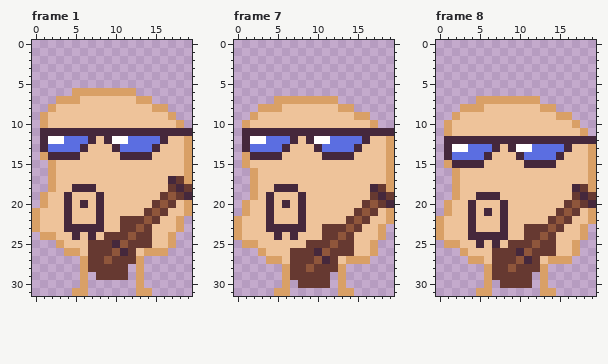
Pixel-art file -- Black Eyed Pea.aseprite. The picture above was drawn from the file before the commit.
20x32 pixels, 8 frames. Shown: frame 1, frame 7, frame 8. The commit also changed other frames, which this record leaves out.
And afterwards:
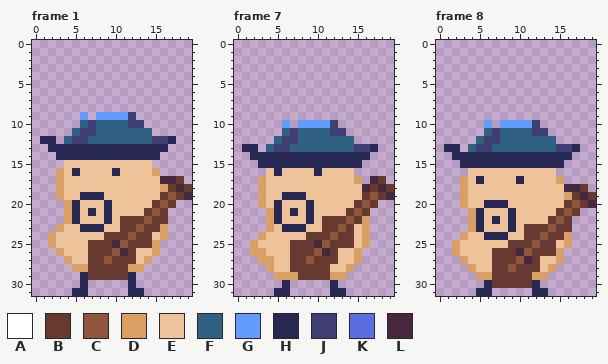
Palette (. is transparent): A #ffffff  B #663931  C #8f563b  D #d9a066  E #eec39a  F #306082  G #639bff  H #282855  J #3f3f74  K #5b6ee1  L #45283c
The exact change:
--- frame 1
@@ x 0..19 @@
  5 ....................
- 6 .....DDDDDDDD.......
- 7 ...DDDEEEEEEEDD.....
- 8 ..DEEEEEEEEEEEEDD...
- 9 .DEEEEEEEEEEEEEEED..
-10 .DEEEEEEEEEEEEEEEED.
-11 .LLLLLLLLLLLLLLLLLLL
-12 .LAAKKKLELAAKKKKLEED
-13 .LKKKKLEEELKKKKLEEED
-14 .DLLLLEEEEELLLLEEEED
-15 ..DEEEEEEEEEEEEEEEED
-16 ..DEEEEEEEEEEEEEEEED
-17 ..DEEEEEEEEEEEEEELBD
-18 ..DEELLLEEEEEEEEEBLB
-19 .DEELEEELEEEEEEEBCBL
-20 .DEELELELEEEEEEBCBED
-21 DEEELEEELEEEEEBCBEED
-22 DEEELEEELEEBBBCBEED.
-23 DEEELLLLLEEBBCBEEED.
-24 .DDEELELEBBBCBBEED..
-25 ...DEEEBBBLCBBBEED..
-26 ....DDEBBBCLBEDDD...
-27 ......DBBCBBBD......
-28 ......DBBBBB.D......
-29 ......D.BBBB.D......
-30 ......D......D......
-31 .....DD......DD.....
+ 6 ....................
+ 7 ....................
+ 8 ....................
+ 9 ......G.GGGGJ.......
+10 ......FJFFFFJJ......
+11 .....FJJFFFFFFF.....
+12 .HH.FJJFFFFFFFFJJH..
+13 ..HHHHHHHHHHHHHHH...
+14 ...HHHHHHHHHHHHH....
+15 ....EEEEEEEEEEE.....
+16 ...DEHEEEEHEEEED....
+17 ...DEEEEEEEEEEEELLB.
+18 ...DEEEEEEEEEEEEDBLB
+19 ...DEEHHHEEEEEEEBCBL
+20 ....DHEEEHEEEEEBCB..
+21 ....DHEHEHEEEEBCB...
+22 ....DHEEEHEBBBCBB...
+23 ...DEEHHHEEBBCBBD...
+24 ..DEEEEEEBBBCBBED...
+25 ..DEEEEBBBLCBBBD....
+26 ...DEEEBBBCLBEED....
+27 ....DEEBBCBBBED.....
+28 .....DDBBBBBDD......
+29 ......HBBBBBH.......
+30 ......H.....H.......
+31 .....HH.....HH......
--- frame 7
@@ x 0..19 @@
  6 ....................
- 7 .....DDDDDDDD.......
- 8 ...DDDEEEEEEEDD.....
- 9 ..DEEEEEEEEEEEEDD...
-10 .DEEEEEEEEEEEEEEED..
-11 .LLLLLLLLLLLLLLLLLLL
-12 .LAAKKKLELAAKKKKLEED
-13 .LKKKKLEEELKKKKLEEED
-14 .DLLLLEEEEELLLLEEEED
-15 .DEEEEEEEEEEEEEEEEED
-16 ..DEEEEEEEEEEEEEEEED
-17 ..DEEEEEEEEEEEEEEEED
-18 ..DEELLLEEEEEEEEELBD
-19 ..DELEEELEEEEEEEEBLB
-20 .DEELELELEEEEEEEBCBL
-21 .DEELEEELEEEEEEBCBED
-22 DEEELEEELEEEEEBCBEED
-23 DEEELLLLLEEBBBCBEED.
-24 DEEEELELEEEBBCBEEED.
-25 .DDEEEEEEBBBCBBEED..
-26 ...DEEEBBBLCBBBEED..
-27 ....DDEBBBCLBEDDD...
-28 ......DBBCBBBD......
-29 ......DBBBBB.D......
-30 ......D.BBBB.D......
-31 .....DD......DD.....
+ 7 ....................
+ 8 ....................
+ 9 ....................
+10 ......G.GGGGJ.......
+11 ......FJFFFFJJ......
+12 .....FJJFFFFFFF.....
+13 .HH.FJJFFFFFFFFJJH..
+14 ..HHHHHHHHHHHHHHH...
+15 ...HHHHHHHHHHHHH....
+16 ....EHEEEEHEEEE.....
+17 ...DEEEEEEEEEEED.LB.
+18 ...DEEEEEEEEEEEELBLB
+19 ...DEEHHHEEEEEEEBCBL
+20 ...DEHEEEHEEEEEBCB..
+21 ....DHEHEHEEEEBCB...
+22 ....DHEEEHEBBBCBD...
+23 ....DEHHHEEBBCBED...
+24 ...DEEEEEBBBCBBED...
+25 ..DEEEEBBBLCBBBED...
+26 ..DDEEEBBBCLBEED....
+27 ...DDEEBBCBBBEED....
+28 ....DEEBBBBBEED.....
+29 .....DDDBBBBDD......
+30 ......H.....H.......
+31 .....HH.....HH......
--- frame 8
@@ x 0..19 @@
  6 ....................
- 7 .....DDDDDDDD.......
- 8 ...DDDEEEEEEEDD.....
- 9 ..DEEEEEEEEEEEEDD...
-10 .DEEEEEEEEEEEEEEED..
-11 .DEEEEEEEEEEEEEEEED.
-12 .LLLLLLLLLLLLLLLLLLL
-13 .LAAKKKLELAAKKKKLEED
-14 .LKKKKLEEELKKKKLEEED
-15 .DLLLLEEEEELLLLEEEED
-16 ..DEEEEEEEEEEEEEEEED
-17 ..DEEEEEEEEEEEEEEEED
-18 ..DEEEEEEEEEEEEEELBD
-19 ..DEELLLEEEEEEEEEBLB
-20 .DEELEEELEEEEEEEBCBL
-21 .DEELELELEEEEEEBCBED
-22 DEEELEEELEEEEEBCBEED
-23 DEEELEEELEEBBBCBEED.
-24 DEEELLLLLEEBBCBEEED.
-25 .DDEELELEBBBCBBEED..
-26 ...DEEEBBBLCBBBEED..
-27 ....DDEBBBCLBEDDD...
-28 ......DBBCBBBD......
-29 ......DBBBBB.D......
-30 ......D.BBBB.D......
-31 .....DD......DD.....
+ 7 ....................
+ 8 ....................
+ 9 ....................
+10 ......G.GGGGJ.......
+11 ......FJFFFFJJ......
+12 .....FJJFFFFFFF.....
+13 .HH.FJJFFFFFFFFJJH..
+14 ..HHHHHHHHHHHHHHH...
+15 ...HHHHHHHHHHHHH....
+16 ....EEEEEEEEEEE.....
+17 ...DEHEEEEHEEEED....
+18 ...DEEEEEEEEEEEELLB.
+19 ...DEEEEEEEEEEEEDBLB
+20 ...DEEHHHEEEEEEEBCBL
+21 ....DHEEEHEEEEEBCB..
+22 ....DHEHEHEEEEBCB...
+23 ....DHEEEHEBBBCBB...
+24 ...DEEHHHEEBBCBBD...
+25 ..DEEEEEEBBBCBBED...
+26 ..DEEEEBBBLCBBBD....
+27 ...DEEEBBBCLBEED....
+28 ....DEEBBCBBBED.....
+29 .....DDBBBBBDD......
+30 ......HBBBBBH.......
+31 .....HH.....HH......
Changed places in both pictures, as pixel boxes (x1, y1, x2, y2):
changed: (32, 88, 192, 296)
changed: (234, 96, 394, 296)
changed: (436, 96, 596, 296)
